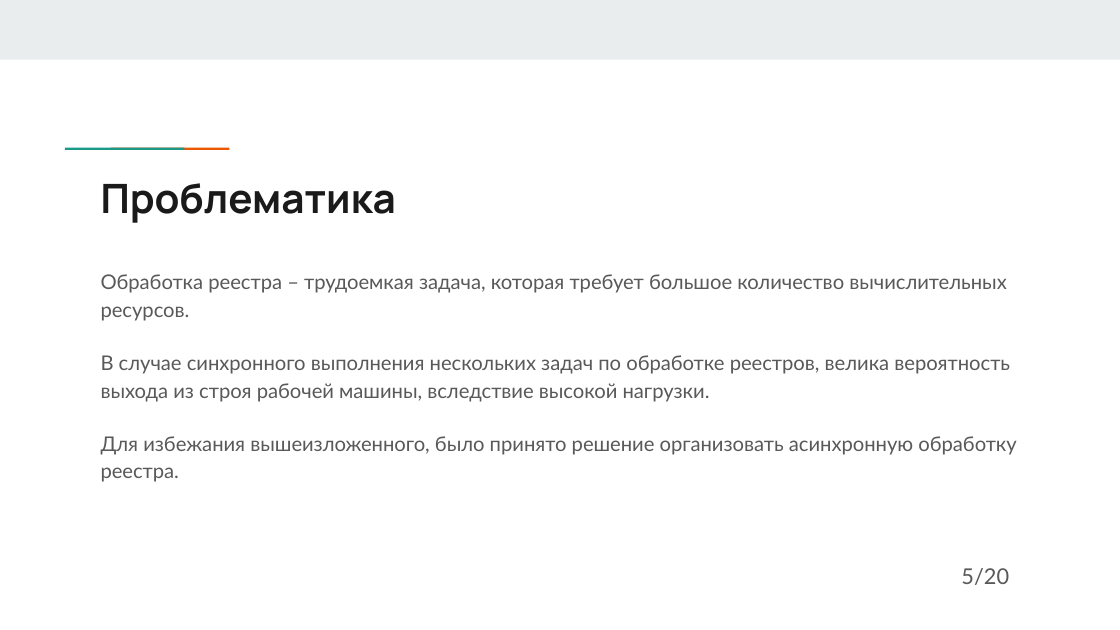
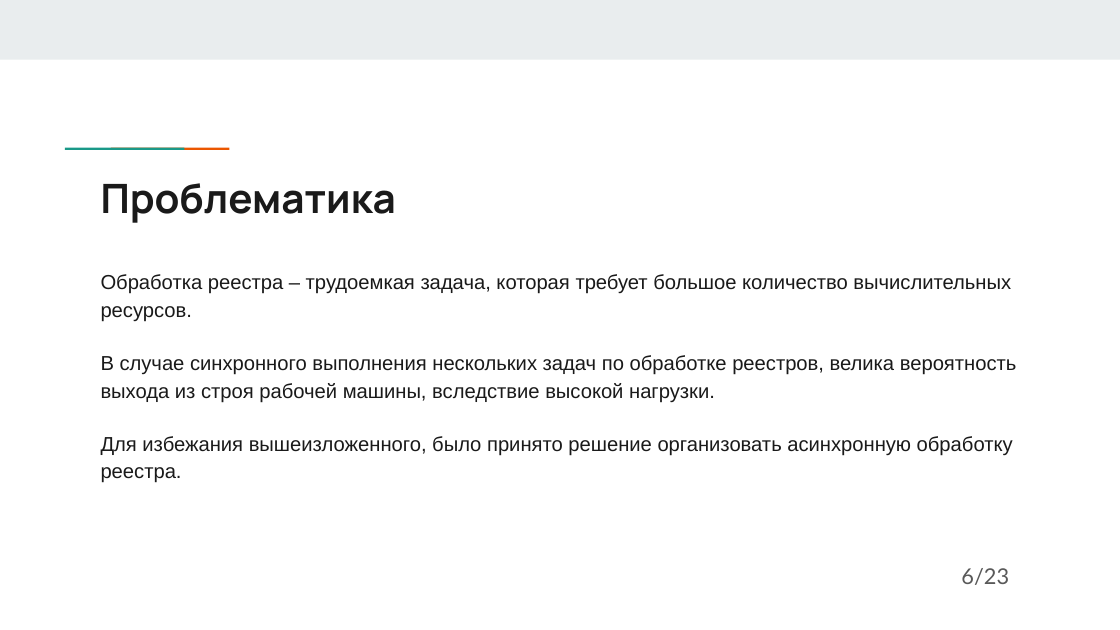
Before and after one commit to DaNkOMeN/MyDiplom, a slide deck: slide 6 of Последняя версия презентации.pptx. Drawn at 1120x630 pixels with LibreOffice and Linux fonts; fonts in the diff are those of the drawing. Boxes give left, top, right and bottom in pixels: in the first picture for what was removed or moved away, otherwise in the second. Text is boxed around its words. In the diff, an @@ line names an element or a change of style, - is before the commit and + after.

```diff
--- a/Последняя версия презентации.pptx
+++ b/Последняя версия презентации.pptx
@@ text "Обработка реестра – трудоемкая задача, ..." at [101,274,1017,483]: font Lato to Arial, text colour #595959 to #1A1A1A @@
@@ text at [961,568,1009,585]: text changed @@
-5/20
+6/23
```
Also in this commit, not shown: 19 other slides changed, 2 slides added, 1 slide removed, 1 other file.
